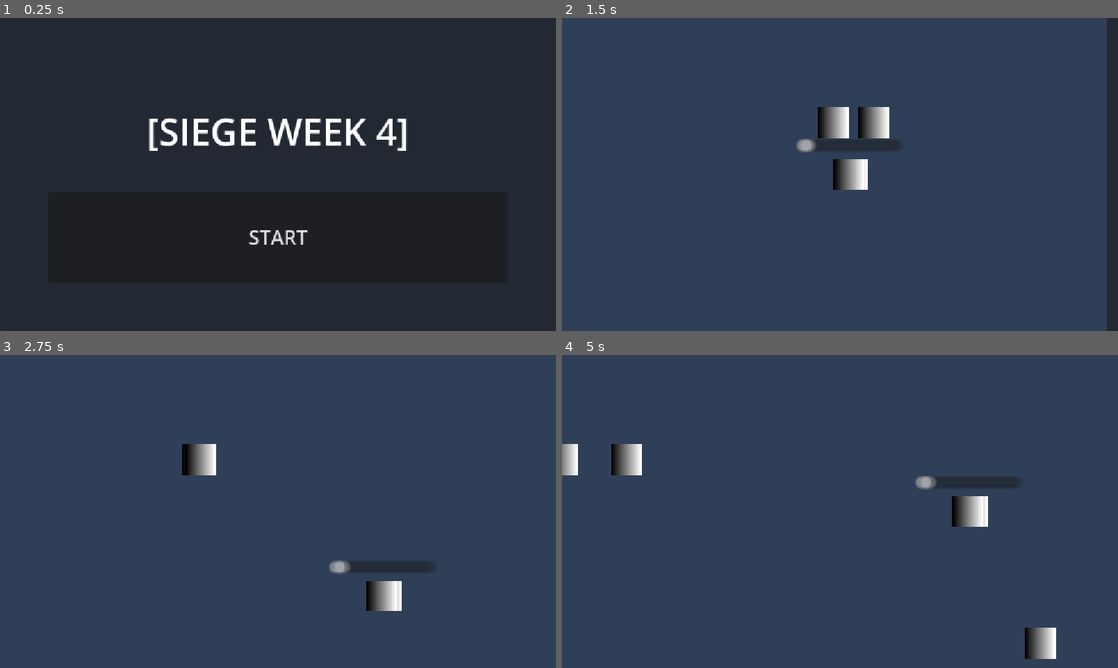
Above: before the commit, frames 1-4 (two rows, left to right).
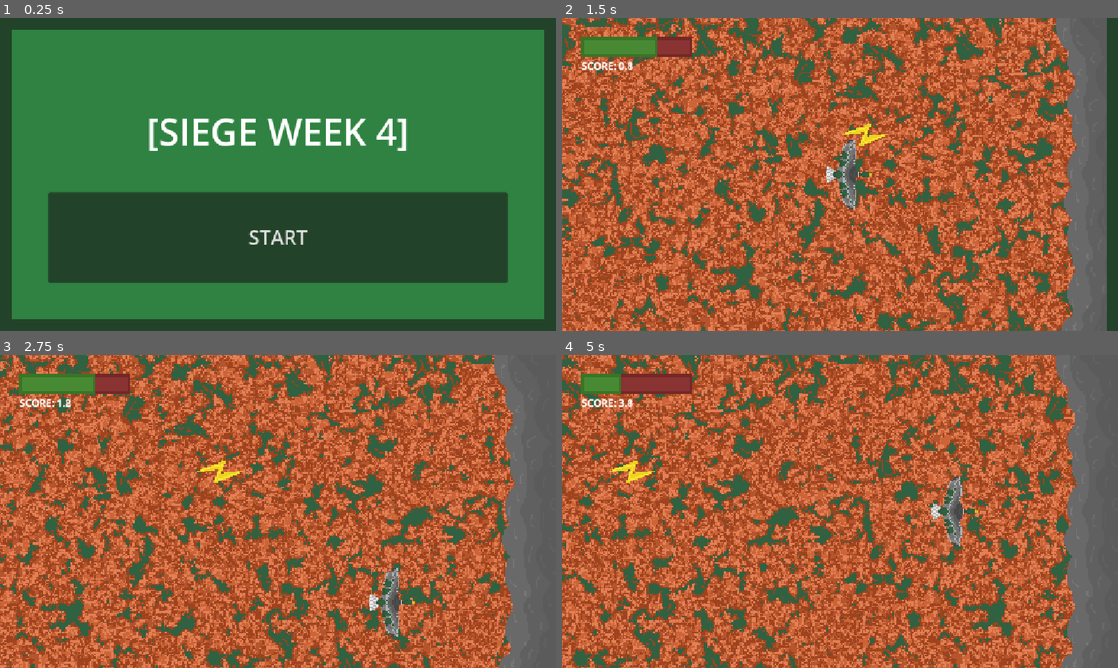
Above: after the commit, the same moments.

Repository: appellatebaton0/siege-4
Game: Godot game, scene res://scenes/main.tscn
Two runs of this game, one before a commit and one after it. Both use one fixed random seed, a clock stepped at 60 frames per second and the inputs below.
Inputs:
- Up to frame 1 (0.25 s): no input
- Up to frame 2 (1.5 s): click "START" at 0.5 s; tap Enter at 1.25 s; hold D (right) from 1.28 s (still down)
- Up to frame 3 (2.75 s): release D (right) at 2.03 s; hold S (down) from 2.03 s (still down)
- Up to frame 4 (5 s): release S (down) at 2.78 s; hold D (right) 2.78-3.53 s; hold W (up) 3.53-4.28 s; hold A (left) from 4.28 s (still down)

The runs differ from the first frame. In frame 1, 98% of the frame differs, in the area x 0-100%, y 0-100%; in frame 2, 100%; in frame 3, 100%; in frame 4, 100%.

Commit message:
v.0.10 - Art & Final Push 1
- Got most, if not all of the art in.
- Started on the score.
- Changed some of the way the spawner works.

Diff:
--- a/project.godot
+++ b/project.godot
@@ -62,6 +62,7 @@
 
 2d_physics/layer_1="Player"
 2d_physics/layer_2="Enemy"
+2d_physics/layer_3="Environment"
 
 [rendering]
 
--- a/scenes/enemy.tscn
+++ b/scenes/enemy.tscn
@@ -1,27 +1,19 @@
-[gd_scene load_steps=10 format=3 uid="uid://chtyhmq2k76yo"]
+[gd_scene load_steps=8 format=3 uid="uid://chtyhmq2k76yo"]
 
 [ext_resource type="Script" uid="uid://cvqf1hrebc04p" path="res://scripts/bot.gd" id="1_7p1mj"]
 [ext_resource type="Script" uid="uid://dx6xpuy57uxvg" path="res://scripts/bits/areamaster2D.gd" id="2_5uy6h"]
+[ext_resource type="Texture2D" uid="uid://cpfxxnxhg1m2r" path="res://assets/bolt.png" id="2_nenq2"]
 [ext_resource type="Script" uid="uid://ce0lih35lp5ov" path="res://scripts/bits/movemaster2d.gd" id="3_c4w8v"]
 [ext_resource type="Script" uid="uid://cfkixdfggxn8k" path="res://scripts/bits/areabits/damagebits/single.gd" id="3_xwavj"]
 [ext_resource type="Script" uid="uid://cy1rmplhq2axl" path="res://scripts/bits/movebits/straight.gd" id="4_xwavj"]
 [ext_resource type="Script" uid="uid://bl57jg6s28sas" path="res://scripts/values/vector2/rect_vec2.gd" id="6_xwavj"]
 
-[sub_resource type="Gradient" id="Gradient_md0e3"]
-
-[sub_resource type="GradientTexture2D" id="GradientTexture2D_4ra3w"]
-gradient = SubResource("Gradient_md0e3")
-width = 16
-height = 16
-
-[sub_resource type="RectangleShape2D" id="RectangleShape2D_c4w8v"]
-size = Vector2(16, 16)
-
 [node name="Enemy" type="Node2D"]
 script = ExtResource("1_7p1mj")
 
 [node name="Sprite2D" type="Sprite2D" parent="."]
-texture = SubResource("GradientTexture2D_4ra3w")
+texture_filter = 1
+texture = ExtResource("2_nenq2")
 
 [node name="Area2D" type="Area2D" parent="."]
 collision_layer = 2
@@ -34,8 +26,9 @@
 script = ExtResource("3_xwavj")
 collision_mask = 1
 
-[node name="CollisionShape2D" type="CollisionShape2D" parent="Area2D"]
-shape = SubResource("RectangleShape2D_c4w8v")
+[node name="CollisionShape2D" type="CollisionPolygon2D" parent="Area2D"]
+position = Vector2(0, -0.5)
+polygon = PackedVector2Array(-16, -0.5, 1, -7.5, 4, -7.5, 4, -0.5, 16, -0.5, 16, 0.5, -1, 7.5, -4, 7.5, -4, 0.5, -16, 0.5)
 
 [node name="CharacterBody2D" type="CharacterBody2D" parent="."]
 collision_layer = 0
--- a/scenes/level.tscn
+++ b/scenes/level.tscn
@@ -1,5 +1,6 @@
-[gd_scene load_steps=9 format=3 uid="uid://cef4ydkvvtps0"]
+[gd_scene load_steps=21 format=3 uid="uid://cef4ydkvvtps0"]
 
+[ext_resource type="Texture2D" uid="uid://dn3k7f8wk2al7" path="res://assets/background.png" id="1_8c41q"]
 [ext_resource type="PackedScene" uid="uid://dt5anurf2hd6c" path="res://scenes/player.tscn" id="1_b121j"]
 [ext_resource type="Script" uid="uid://cvqf1hrebc04p" path="res://scripts/bot.gd" id="2_8c41q"]
 [ext_resource type="Script" uid="uid://donf4y4qkpwsw" path="res://scripts/bits/spawner.gd" id="3_olg7q"]
@@ -8,8 +9,34 @@
 [ext_resource type="Script" uid="uid://b1o48vkwquyxs" path="res://scripts/values/node/manual_node.gd" id="6_64w2a"]
 [ext_resource type="Script" uid="uid://bl57jg6s28sas" path="res://scripts/values/vector2/rect_vec2.gd" id="7_fpun6"]
 [ext_resource type="Script" uid="uid://dc8sod06feafh" path="res://scripts/values/float/manual_float.gd" id="8_wc255"]
+[ext_resource type="Texture2D" uid="uid://dtpqjaqggj6ir" path="res://assets/cloud.png" id="10_olg7q"]
+[ext_resource type="Script" uid="uid://c7kkv1iuav8gk" path="res://scripts/bits/value.gd" id="11_8iemx"]
+[ext_resource type="Script" uid="uid://dskpur7022v4i" path="res://scripts/bits/timer.gd" id="12_64w2a"]
+[ext_resource type="Script" uid="uid://hg8o6oww1p4g" path="res://scripts/bits/value_modifier.gd" id="13_wc255"]
+[ext_resource type="Script" uid="uid://cae7ohv2js782" path="res://scripts/values/float/modified_float.gd" id="14_arp2o"]
+[ext_resource type="Script" uid="uid://bdjqjjp8vifaj" path="res://scripts/values/float/cast_float.gd" id="15_82cfe"]
+[ext_resource type="Script" uid="uid://64djo1ycff7k" path="res://scripts/values/bit.gd" id="15_ux5qa"]
+[ext_resource type="Script" uid="uid://bc87fqj83okns" path="res://scripts/bits/property_modifier.gd" id="16_ux5qa"]
+[ext_resource type="Script" uid="uid://bxl20cm7r57lo" path="res://scripts/values/string/concat_string.gd" id="17_82cfe"]
+
+[sub_resource type="RectangleShape2D" id="RectangleShape2D_olg7q"]
+size = Vector2(421.5, 30)
+
+[sub_resource type="RectangleShape2D" id="RectangleShape2D_t1rx8"]
+size = Vector2(52.5, 268)
 
 [node name="Level" type="Node" groups=["Level"]]
+script = ExtResource("2_8c41q")
+metadata/_custom_type_script = "uid://cvqf1hrebc04p"
+
+[node name="Parallax2D" type="Parallax2D" parent="."]
+repeat_size = Vector2(384, 0)
+autoscroll = Vector2(-60, 0)
+repeat_times = 30
+
+[node name="Sprite2D" type="Sprite2D" parent="Parallax2D"]
+texture_filter = 1
+texture = ExtResource("1_8c41q")
 
 [node name="Player" parent="." instance=ExtResource("1_b121j")]
 
@@ -46,7 +73,112 @@
 metadata/_custom_type_script = "uid://dc8sod06feafh"
 
 [node name="Camera2D" type="Camera2D" parent="."]
-zoom = Vector2(4, 4)
+zoom = Vector2(3, 3)
 
 [node name="Enemy" parent="." instance=ExtResource("5_8iemx")]
 position = Vector2(25, -27)
+
+[node name="Sprite2D" type="Sprite2D" parent="."]
+z_index = 2
+texture_filter = 1
+texture = ExtResource("10_olg7q")
+
+[node name="StaticBody2D" type="StaticBody2D" parent="."]
+collision_layer = 4
+
+[node name="CollisionShape2D" type="CollisionShape2D" parent="StaticBody2D"]
+position = Vector2(-2.5, -123)
+shape = SubResource("RectangleShape2D_olg7q")
+
+[node name="CollisionShape2D2" type="CollisionShape2D" parent="StaticBody2D"]
+position = Vector2(-2.75, 123)
+shape = SubResource("RectangleShape2D_olg7q")
+
+[node name="CollisionShape2D3" type="CollisionShape2D" parent="StaticBody2D"]
+position = Vector2(-218, 7)
+shape = SubResource("RectangleShape2D_t1rx8")
+
+[node name="CollisionShape2D4" type="CollisionShape2D" parent="StaticBody2D"]
+position = Vector2(173, 5)
+shape = SubResource("RectangleShape2D_t1rx8")
+
+[node name="Score" type="Node" parent="."]
+script = ExtResource("11_8iemx")
+id = "score"
+value = 0.0
+metadata/_custom_type_script = "uid://c7kkv1iuav8gk"
+
+[node name="1sTImer" type="Node" parent="Score"]
+script = ExtResource("12_64w2a")
+length = 0.1
+
+[node name="AddScore" type="Node" parent="Score" node_paths=PackedStringArray("target", "new_value")]
+script = ExtResource("13_wc255")
+target = NodePath("Score+1/CastFloat/GetScore/GetLevel")
+value_id = "score"
+new_value = NodePath("Score+1")
+metadata/_custom_type_script = "uid://hg8o6oww1p4g"
+
+[node name="Score+1" type="Node" parent="Score/AddScore"]
+script = ExtResource("14_arp2o")
+metadata/_custom_type_script = "uid://cae7ohv2js782"
+
+[node name="CastFloat" type="Node" parent="Score/AddScore/Score+1"]
+script = ExtResource("15_82cfe")
+metadata/_custom_type_script = "uid://bdjqjjp8vifaj"
+
+[node name="GetScore" type="Node" parent="Score/AddScore/Score+1/CastFloat"]
+script = ExtResource("15_ux5qa")
+id = "score"
+metadata/_custom_type_script = "uid://64djo1ycff7k"
+
+[node name="GetLevel" type="Node" parent="Score/AddScore/Score+1/CastFloat/GetScore" node_paths=PackedStringArray("response")]
+script = ExtResource("6_64w2a")
+response = NodePath("../../../../../..")
+metadata/_custom_type_script = "uid://b1o48vkwquyxs"
+
+[node name="1" type="Node" parent="Score/AddScore/Score+1"]
+script = ExtResource("8_wc255")
+response = 0.1
+metadata/_custom_type_script = "uid://dc8sod06feafh"
+
+[node name="CanvasLayer" type="CanvasLayer" parent="."]
+
+[node name="MarginContainer" type="MarginContainer" parent="CanvasLayer"]
+offset_right = 40.0
+offset_bottom = 40.0
+theme_override_constants/margin_left = 40
+theme_override_constants/margin_top = 40
+theme_override_constants/margin_right = 40
+theme_override_constants/margin_bottom = 40
+
+[node name="VBoxContainer" type="VBoxContainer" parent="CanvasLayer/MarginContainer"]
+layout_mode = 2
+
+[node name="Control" type="Control" parent="CanvasLayer/MarginContainer/VBoxContainer"]
+custom_minimum_size = Vector2(230, 40)
+layout_mode = 2
+
+[node name="Label" type="Label" parent="CanvasLayer/MarginContainer/VBoxContainer"]
+layout_mode = 2
+theme_override_font_sizes/font_size = 21
+text = "SCORE: 0"
+
+[node name="PropertyModifier" type="Node" parent="CanvasLayer/MarginContainer/VBoxContainer/Label"]
+script = ExtResource("16_ux5qa")
+property = "text"
+constant = true
+metadata/_custom_type_script = "uid://bc87fqj83okns"
+
+[node name="ManualNode" type="Node" parent="CanvasLayer/MarginContainer/VBoxContainer/Label/PropertyModifier" node_paths=PackedStringArray("response")]
+script = ExtResource("6_64w2a")
+response = NodePath("../..")
+metadata/_custom_type_script = "uid://b1o48vkwquyxs"
+
+[node name="ConcatString" type="Node" parent="CanvasLayer/MarginContainer/VBoxContainer/Label/PropertyModifier" node_paths=PackedStringArray("values")]
+script = ExtResource("17_82cfe")
+values = [NodePath("../../../../../../Score/AddScore/Score+1/CastFloat/GetScore")]
+string = "SCORE: {0}"
+metadata/_custom_type_script = "uid://bxl20cm7r57lo"
+
+[connection signal="timed_out" from="Score/1sTImer" to="Score/AddScore" method="modify"]
--- a/scenes/main.tscn
+++ b/scenes/main.tscn
@@ -8,6 +8,17 @@
 [ext_resource type="Script" uid="uid://bslmamakq2ao5" path="res://scripts/values/node/group_node.gd" id="6_tefeu"]
 [ext_resource type="Script" uid="uid://b7ecah37jx738" path="res://scripts/bits/player_finished.gd" id="7_o6xl0"]
 [ext_resource type="Script" uid="uid://m0fehjfpnp51" path="res://scripts/bits/delete.gd" id="8_tipki"]
+
+[sub_resource type="StyleBoxFlat" id="StyleBoxFlat_tipki"]
+bg_color = Color(0.18360001, 0.51, 0.25432003, 1)
+border_width_left = 25
+border_width_top = 25
+border_width_right = 25
+border_width_bottom = 25
+border_color = Color(0.13333334, 0.2627451, 0.16078432, 1)
+
+[sub_resource type="Theme" id="Theme_85g3d"]
+Panel/styles/panel = SubResource("StyleBoxFlat_tipki")
 
 [sub_resource type="Animation" id="Animation_tipki"]
 resource_name = "start_to_game"
@@ -176,6 +187,7 @@
 [node name="Main" type="Node" groups=["Main"]]
 
 [node name="CanvasLayer" type="CanvasLayer" parent="."]
+layer = 2
 
 [node name="Control" type="Control" parent="CanvasLayer"]
 layout_mode = 3
@@ -184,6 +196,7 @@
 anchor_bottom = 1.0
 grow_horizontal = 2
 grow_vertical = 2
+theme = SubResource("Theme_85g3d")
 
 [node name="StartScreen" type="Panel" parent="CanvasLayer/Control"]
 layout_mode = 1
@@ -291,7 +304,7 @@
 
 [node name="Animate" type="Node" parent="CanvasLayer/Control/LostScreen/MarginContainer/VBoxContainer/Button"]
 script = ExtResource("2_tefeu")
-animation = "start_to_game"
+animation = "lost_to_game"
 metadata/_custom_type_script = "uid://dw7w6pry2g435"
 
 [node name="ManualNode" type="Node" parent="CanvasLayer/Control/LostScreen/MarginContainer/VBoxContainer/Button/Animate" node_paths=PackedStringArray("response")]
--- a/scenes/player.tscn
+++ b/scenes/player.tscn
@@ -1,9 +1,10 @@
-[gd_scene load_steps=15 format=3 uid="uid://dt5anurf2hd6c"]
+[gd_scene load_steps=16 format=3 uid="uid://dt5anurf2hd6c"]
 
 [ext_resource type="Script" uid="uid://cvqf1hrebc04p" path="res://scripts/bot.gd" id="1_dqkch"]
 [ext_resource type="Script" uid="uid://ce0lih35lp5ov" path="res://scripts/bits/movemaster2d.gd" id="2_qlg0r"]
 [ext_resource type="Script" uid="uid://dm0cvcckbo1ha" path="res://scripts/bits/movebits/control_bits/float_control.gd" id="3_tuyoq"]
 [ext_resource type="Script" uid="uid://dx6xpuy57uxvg" path="res://scripts/bits/areamaster2D.gd" id="4_fjrip"]
+[ext_resource type="Texture2D" uid="uid://cumb1n1wsm3bl" path="res://assets/player.png" id="5_3v2ag"]
 [ext_resource type="Script" uid="uid://d1caarqf4qo63" path="res://scripts/bits/health.gd" id="5_qlg0r"]
 [ext_resource type="Script" uid="uid://dw7w6pry2g435" path="res://scripts/bits/player_animator.gd" id="6_d2wvv"]
 [ext_resource type="Script" uid="uid://bc87fqj83okns" path="res://scripts/bits/property_modifier.gd" id="6_smehm"]
@@ -12,22 +13,30 @@
 [ext_resource type="Script" uid="uid://m0fehjfpnp51" path="res://scripts/bits/delete.gd" id="8_jej6c"]
 [ext_resource type="Script" uid="uid://d7n7ctdl2nsg" path="res://scripts/values/property.gd" id="8_y4r1p"]
 
-[sub_resource type="RectangleShape2D" id="RectangleShape2D_qlg0r"]
-size = Vector2(16, 16)
+[sub_resource type="RectangleShape2D" id="RectangleShape2D_3v2ag"]
+size = Vector2(21, 48)
 
-[sub_resource type="Gradient" id="Gradient_sugp2"]
+[sub_resource type="StyleBoxFlat" id="StyleBoxFlat_3v2ag"]
+bg_color = Color(0.54, 0.19980001, 0.19980001, 1)
+border_width_left = 5
+border_width_top = 5
+border_width_right = 5
+border_width_bottom = 5
+border_color = Color(0.46, 0.15179999, 0.15179999, 1)
 
-[sub_resource type="GradientTexture2D" id="GradientTexture2D_jyhfs"]
-gradient = SubResource("Gradient_sugp2")
-width = 16
-height = 16
+[sub_resource type="StyleBoxFlat" id="StyleBoxFlat_jej6c"]
+bg_color = Color(0.2784314, 0.5411765, 0.2, 1)
+border_width_left = 5
+border_width_top = 5
+border_width_right = 5
+border_width_bottom = 5
+border_color = Color(0.22371332, 0.46, 0.15179999, 1)
 
 [node name="Player" type="Node2D"]
 script = ExtResource("1_dqkch")
 
 [node name="CharacterBody2D" type="CharacterBody2D" parent="."]
-collision_layer = 0
-collision_mask = 0
+collision_mask = 4
 
 [node name="MoveMasterBit2D" type="Node" parent="CharacterBody2D"]
 script = ExtResource("2_qlg0r")
@@ -35,9 +44,13 @@
 
 [node name="FloatControlBit" type="Node" parent="CharacterBody2D"]
 script = ExtResource("3_tuyoq")
-acceleration = 300.0
-max_speed = 75.0
+acceleration = 400.0
+max_speed = 110.0
 metadata/_custom_type_script = "uid://dm0cvcckbo1ha"
+
+[node name="CollisionShape2D" type="CollisionShape2D" parent="CharacterBody2D"]
+position = Vector2(-5.5, 0)
+shape = SubResource("RectangleShape2D_3v2ag")
 
 [node name="Area2D" type="Area2D" parent="."]
 collision_mask = 2
@@ -46,14 +59,17 @@
 script = ExtResource("4_fjrip")
 metadata/_custom_type_script = "uid://dx6xpuy57uxvg"
 
-[node name="CollisionShape2D" type="CollisionShape2D" parent="Area2D"]
-shape = SubResource("RectangleShape2D_qlg0r")
+[node name="CollisionShape2D" type="CollisionPolygon2D" parent="Area2D"]
+polygon = PackedVector2Array(5, -24, 5, -2, 16, -2, 16, 2, 5, 2, 5, 24, -5, 24, -5, 14, -16, 6, -16, -6, -5, -14, -5, -24)
 
 [node name="Sprite2D" type="Sprite2D" parent="."]
-texture = SubResource("GradientTexture2D_jyhfs")
+texture_filter = 1
+rotation = 1.5707964
+texture = ExtResource("5_3v2ag")
 
 [node name="HealthBit" type="Node" parent="."]
 script = ExtResource("5_qlg0r")
+max_health = 3.0
 health = 3.0
 invincibility_time = 1.0
 
@@ -76,34 +92,48 @@
 response = NodePath("../../Lose")
 metadata/_custom_type_script = "uid://b1o48vkwquyxs"
 
-[node name="ProgressBar" type="ProgressBar" parent="."]
-offset_left = -27.0
-offset_top = -18.0
-offset_right = 26.0
-offset_bottom = -12.0
-max_value = 40.0
-value = 20.0
+[node name="CanvasLayer" type="CanvasLayer" parent="."]
+
+[node name="MarginContainer" type="MarginContainer" parent="CanvasLayer"]
+anchors_preset = 15
+anchor_right = 1.0
+anchor_bottom = 1.0
+grow_horizontal = 2
+grow_vertical = 2
+theme_override_constants/margin_left = 40
+theme_override_constants/margin_top = 40
+theme_override_constants/margin_right = 40
+theme_override_constants/margin_bottom = 40
+
+[node name="ProgressBar" type="ProgressBar" parent="CanvasLayer/MarginContainer"]
+custom_minimum_size = Vector2(230, 40)
+layout_mode = 2
+size_flags_horizontal = 0
+theme_override_styles/background = SubResource("StyleBoxFlat_3v2ag")
+theme_override_styles/fill = SubResource("StyleBoxFlat_jej6c")
+max_value = 3.0
+value = 2.0
 show_percentage = false
 
-[node name="PropertyModifier" type="Node" parent="ProgressBar"]
+[node name="PropertyModifier" type="Node" parent="CanvasLayer/MarginContainer/ProgressBar"]
 script = ExtResource("6_smehm")
 property = "value"
 constant = true
 metadata/_custom_type_script = "uid://bc87fqj83okns"
 
-[node name="ManualNode" type="Node" parent="ProgressBar/PropertyModifier" node_paths=PackedStringArray("response")]
+[node name="ManualNode" type="Node" parent="CanvasLayer/MarginContainer/ProgressBar/PropertyModifier" node_paths=PackedStringArray("response")]
 script = ExtResource("7_ur7pv")
 response = NodePath("../..")
 metadata/_custom_type_script = "uid://b1o48vkwquyxs"
 
-[node name="Property" type="Node" parent="ProgressBar/PropertyModifier"]
+[node name="Property" type="Node" parent="CanvasLayer/MarginContainer/ProgressBar/PropertyModifier"]
 script = ExtResource("8_y4r1p")
 property = "health"
 metadata/_custom_type_script = "uid://d7n7ctdl2nsg"
 
-[node name="ManualNode" type="Node" parent="ProgressBar/PropertyModifier/Property" node_paths=PackedStringArray("response")]
+[node name="ManualNode" type="Node" parent="CanvasLayer/MarginContainer/ProgressBar/PropertyModifier/Property" node_paths=PackedStringArray("response")]
 script = ExtResource("7_ur7pv")
-response = NodePath("../../../../HealthBit")
+response = NodePath("../../../../../../HealthBit")
 metadata/_custom_type_script = "uid://b1o48vkwquyxs"
 
 [connection signal="reached_zero" from="HealthBit" to="HealthBit/Lose" method="animate"]
--- a/scripts/bits/movebits/straight.gd
+++ b/scripts/bits/movebits/straight.gd
@@ -27,11 +27,11 @@
 		var this_accel := acceleration
 		var this_max_speed := max_speeds
 
+		## If Values exist, use those instead.
 		if value_acceleration != null:
 			this_accel = value_acceleration.value()
 		if value_max_speeds != null:
 			this_max_speed = value_max_speeds.value()
-		print(this_max_speed)
 
 
 		master.mover.velocity = vec2_move_towards(master.mover.velocity, this_max_speed, this_accel * delta * 60)
--- /dev/null
+++ b/scripts/bits/timer.gd
@@ -0,0 +1,21 @@
+class_name TimerBit extends Bit
+## Emits a signal on a given timer.
+
+signal timed_out ## Emitted whenever the timer runs outs.
+
+## The length between each signal
+@export var length := 1.0
+## The starting time of the timer.
+@export var time := 0.0
+## Whether to only run this timer once.
+@export var one_shot := false
+
+func _process(delta: float) -> void:
+
+	time = move_toward(time, length, delta)
+
+	if time >= length:
+		timed_out.emit()
+
+		if not one_shot:
+			time = 0
--- /dev/null
+++ b/scripts/values/float/round.gd
@@ -0,0 +1,5 @@
+class_name ExampleValue extends Value
+## What do I do?
+
+func value() -> Variant:
+	return null
Binary file added: assets/background.png
Not shown, added: assets/background.png.import
Binary file added: assets/bolt.png
Not shown, added: assets/bolt.png.import
Binary file added: assets/cloud.png
Not shown, added: assets/cloud.png.import
Binary file added: assets/player.png
Not shown, added: assets/player.png.import
Not shown: 1 places in scenes/main.tscn that only renumber resources
Not shown, added: scripts/bits/timer.gd.uid
Not shown, added: scripts/values/float/round.gd.uid
